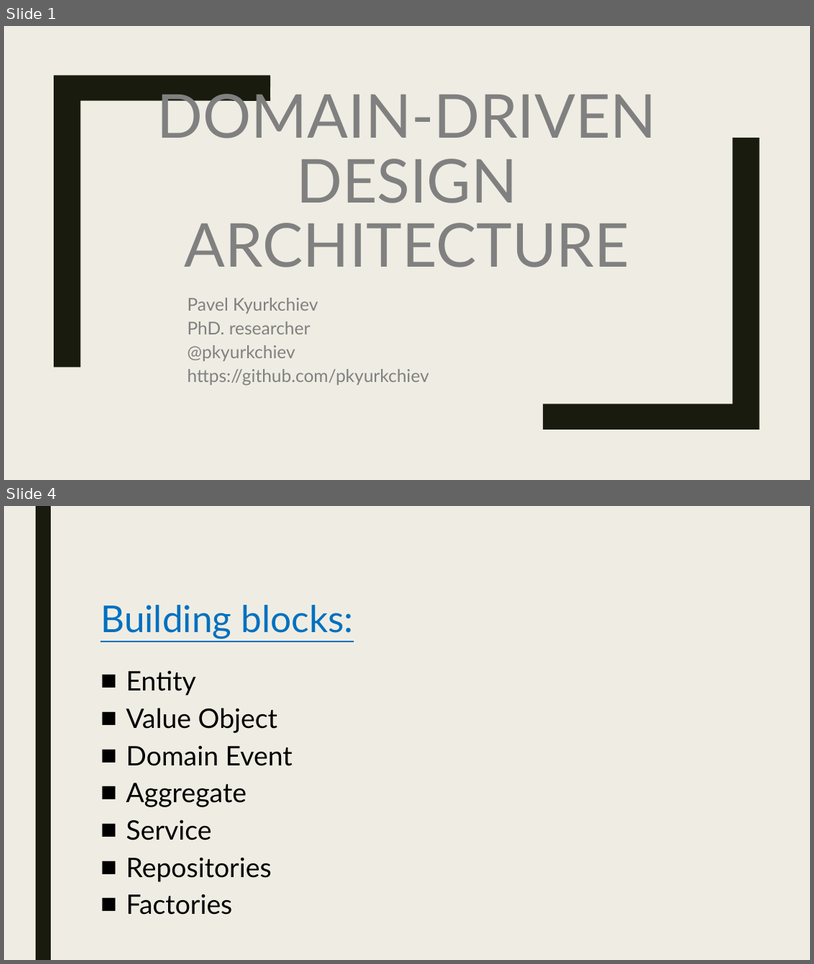
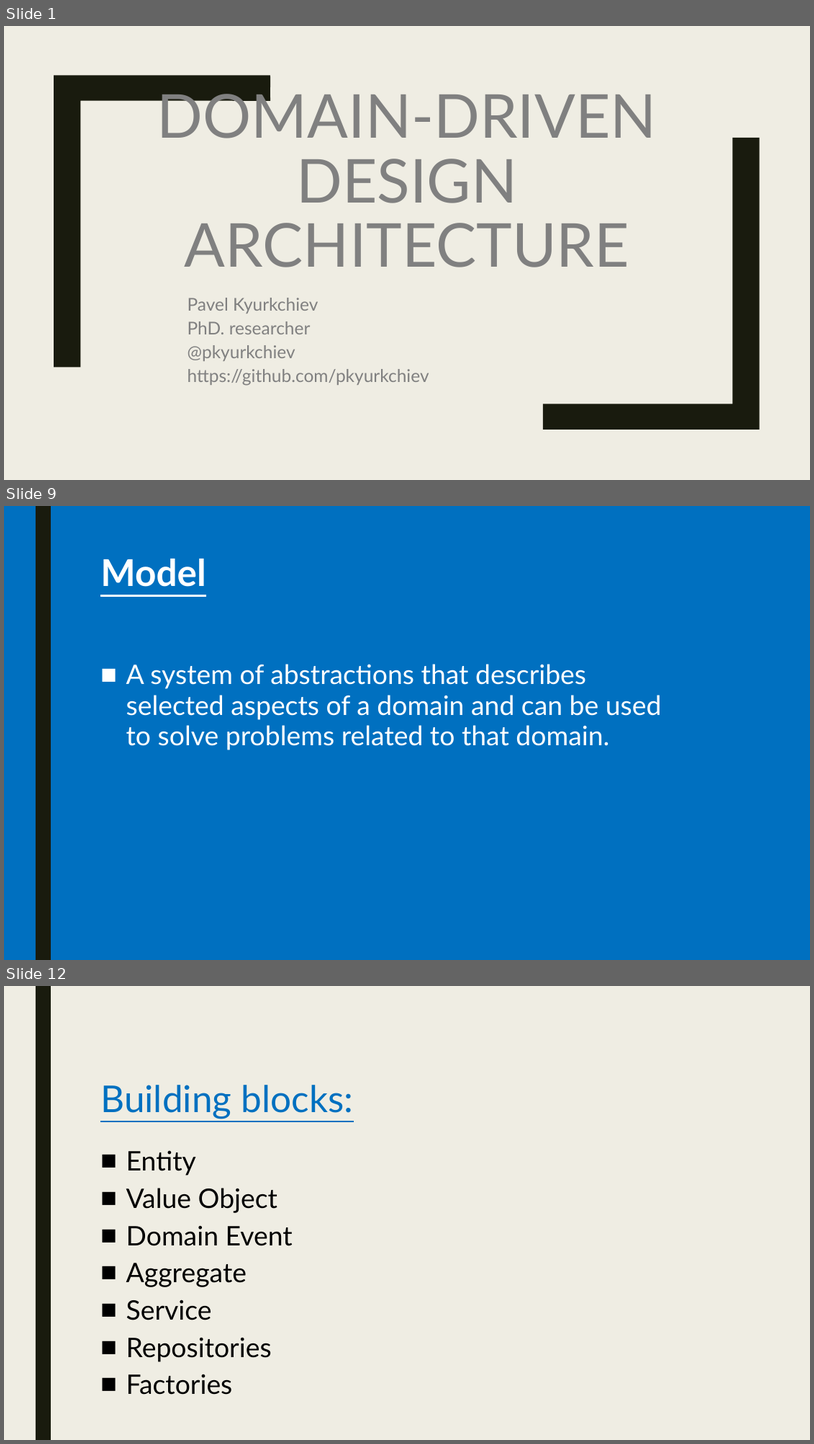
Before and after one commit to pkyurkchiev/practice-biel, a slide deck: presentations/domain-driven design.pptx. Shown one above the other, each under a label of ours: slides 1 and 4 before the commit, slides 1, 9 and 12 after it; the slides between them are not shown. The pictures are 814x964 and 814x1444 pixels, drawn with LibreOffice and Linux fonts; fonts in the diff are those of the drawing. Boxes give left, top, right and bottom in pixels: in the first picture for what was removed or moved away, otherwise in the second. Text is boxed around its words. In the diff, an @@ line names an element or a change of style, - is before the commit and + after.

```diff
--- a/presentations/domain-driven design.pptx
+++ b/presentations/domain-driven design.pptx
@@ slide 9 added at bbox=[4, 506, 810, 960], background #0070C0; not listed: 1 template element that a slide beside it also shows @@
@@ title added at bbox=[100, 559, 206, 587], 44 pt, text #FFFFFF, bold, underline @@
+Model
@@ text added at bbox=[126, 664, 662, 750], 32 pt, text #FFFFFF @@
+■ A system of abstractions that describes selected aspects of a domain and can be used to solve problems related to that domain.
@@ what was slide 4 is now slide 12 @@
```
Also in this commit, not shown: 2 slides changed, 9 other slides added, 5 slides removed.
